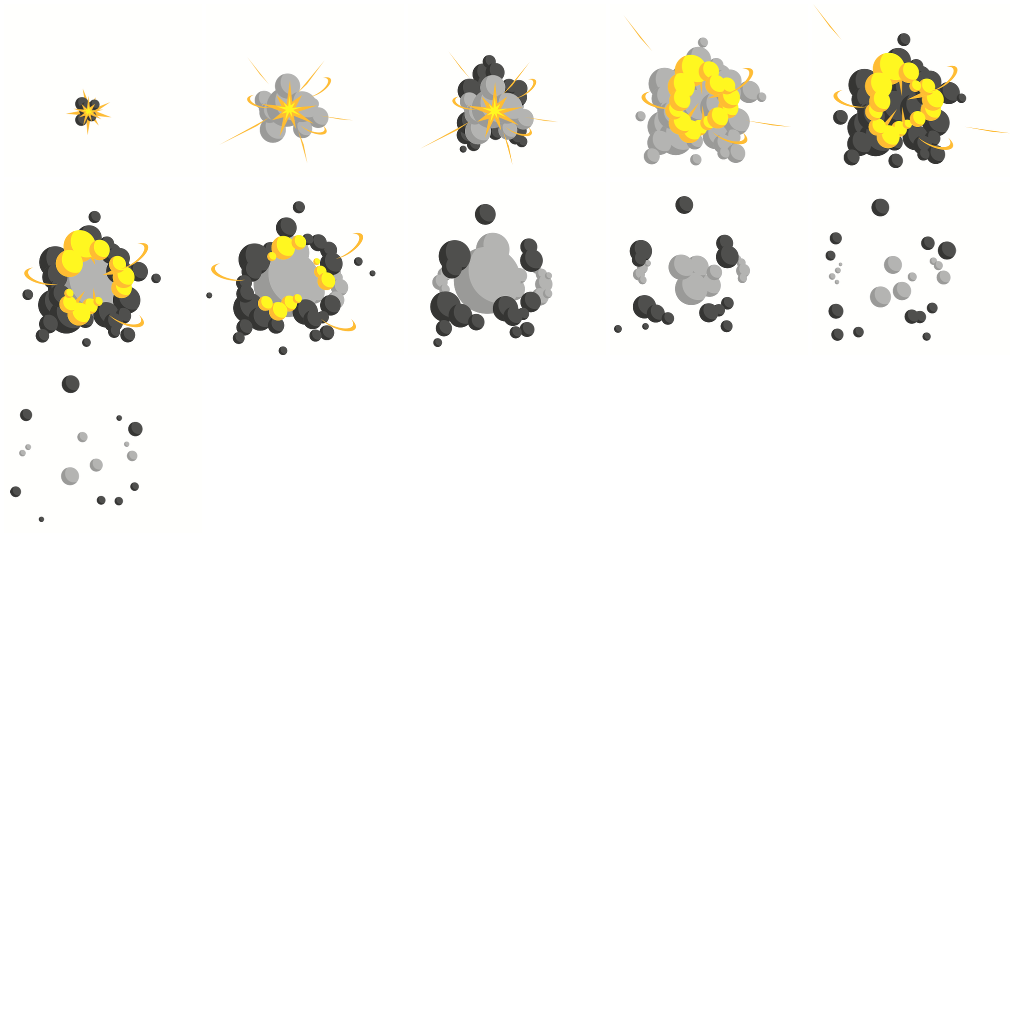
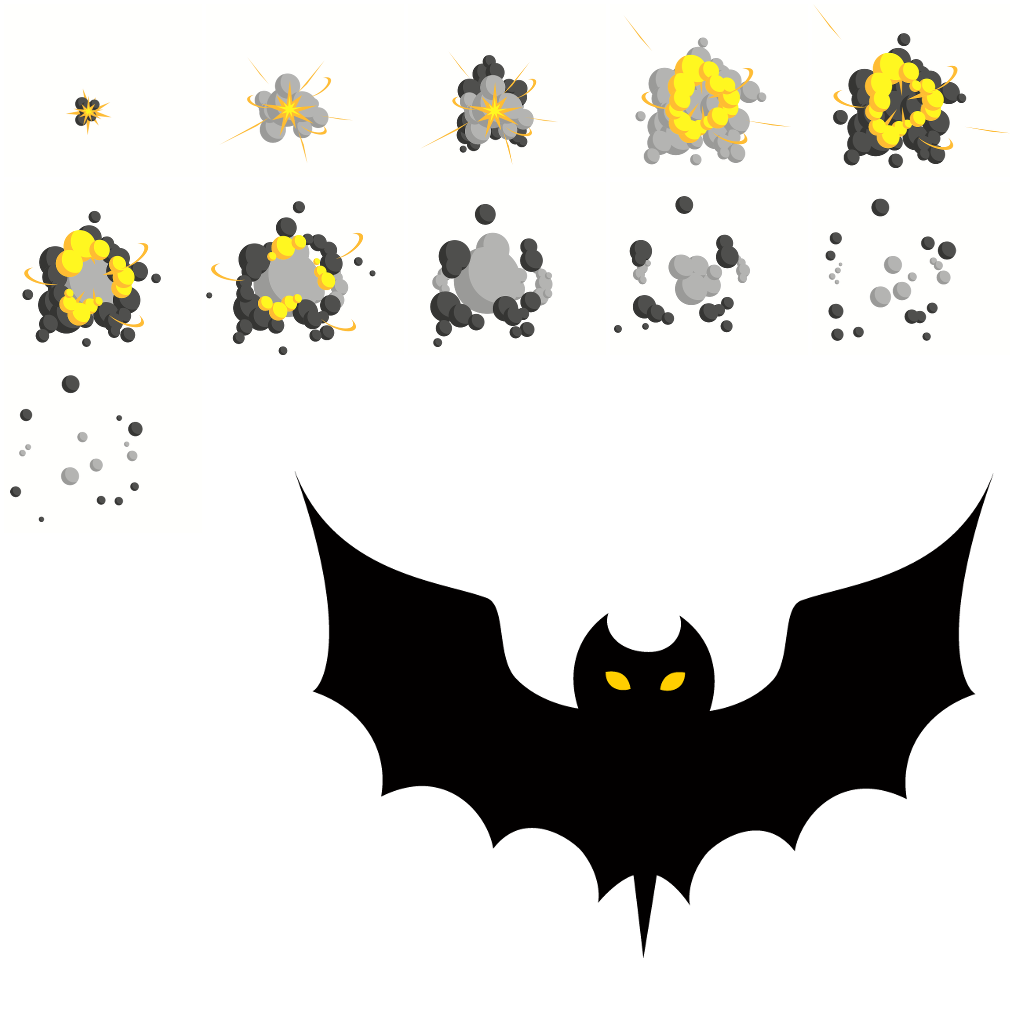
Comparing the layer stacks of the two w=1024, h=1024 images. Changes:
added layer "Dropped Buffer" above "Untitled@4x.png" over [294, 471, 994, 958]
